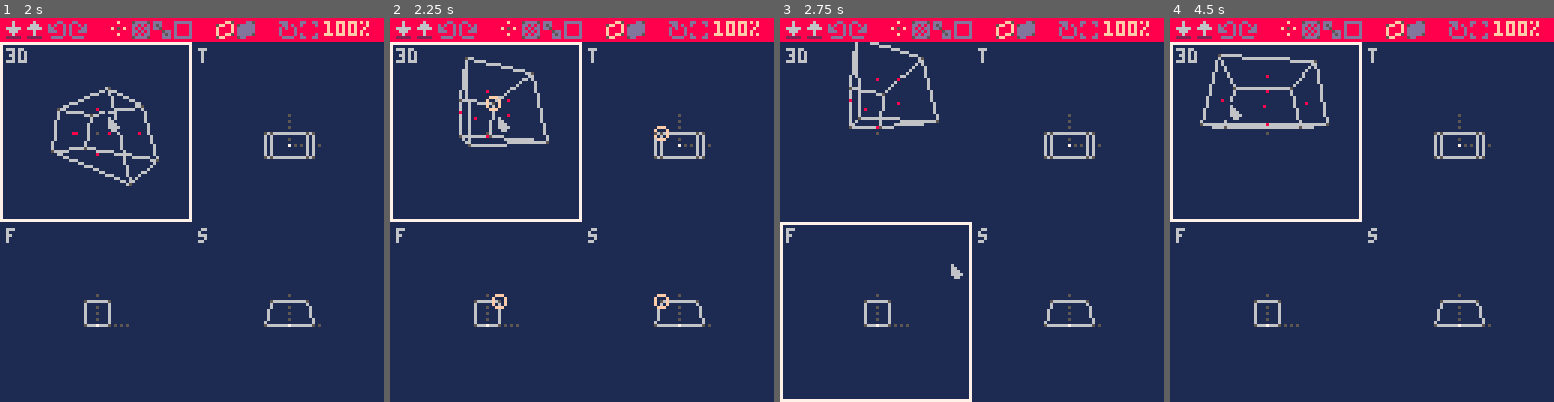
Above: before the commit, frames 1-4 (left to right).
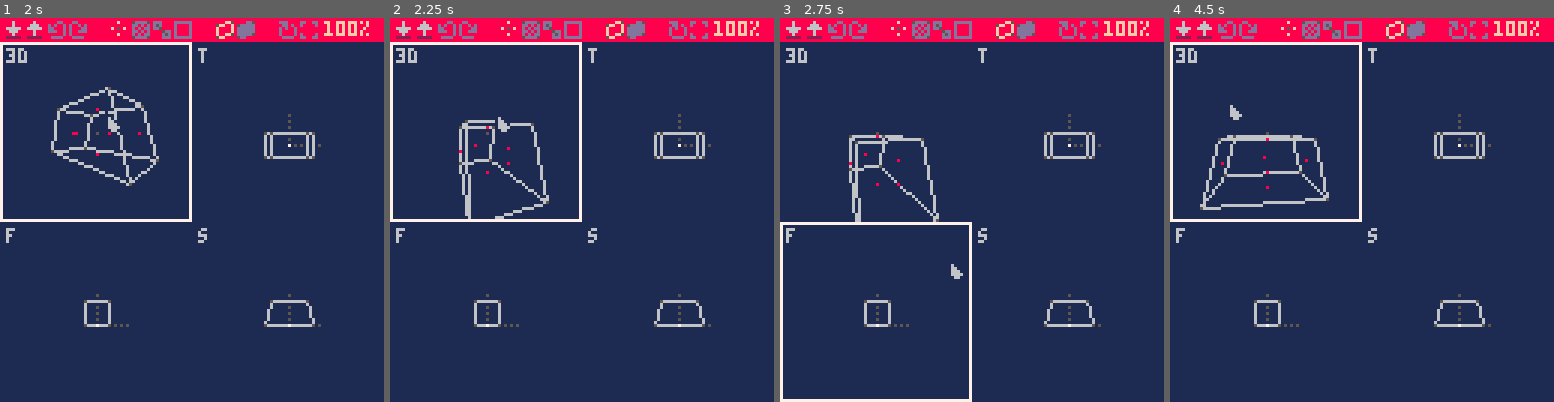
Above: after the commit, the same moments.

Repository: yourykiki/pico8
Game: PICO-8 cartridge mdl_edit.p8
Same seed, same stepped clock (60 frames per second), same inputs: the game is played once before the commit and once after it.
Inputs (mouse positions are in pixels of both pictures, inside the frame that each line leads up to):
- Up to frame 1 (2 s): tap X (X key) at 0.33, 1.07, 1.85 s; click (280, 121) at 0.67 s; tap O (Z key) at 0.7, 1.7 s; click (46, 267) at 1.22 s; hold Right from 1.6 s (still down); click (107, 114) at 1.77 s
- Up to frame 2 (2.25 s): release Right at 2.1 s; tap O (Z key) at 2.1 s; hold Up from 2.15 s (still down)
- Up to frame 3 (2.75 s): click (952, 259) at 2.32 s; release Up at 2.42 s; hold Right from 2.47 s (still down); tap O (Z key) at 2.5 s
- Up to frame 4 (4.5 s): click (1404, 106) at 2.87 s; tap O (Z key) every 0.4 s from 2.9 to 4.1 s; tap X (X key) at 2.97, 4.08 s; release Right at 3.03 s; hold Left 3.08-3.58 s; click (1465, 256) at 3.42 s; hold Down 3.63-3.97 s; click (1231, 102) at 3.97 s; hold Right from 4.02 s (still down)

Frame 1 is identical in both runs. In frame 2, 2.3% of the frame differs, in the area x 17-73%, y 10-76%; in frame 3, 2.1%; in frame 4, 2.6%, in the area x 7-42%, y 9-50%.

Commit message:
sort and drawing from node struct

Diff:
--- a/mdl_edit.p8
+++ b/mdl_edit.p8
@@ -37,7 +37,8 @@
  us_select,
  us_edit,
  us_add,
- us_link=0,0,1,2,3,4
+ us_link,
+ us_child=0,0,1,2,3,4,5
 
 local mousemode,
  mm_point,
@@ -51,18 +52,6 @@
 local render,
  r_wire,
  r_flat=0,0,1
-local dith={
- 0x0000,0x8000,0x8020,0xa020,
- 0xa0a0,0xa4a0,0xa4a1,0xa5a1,
- 0xa5a5,0xe5a5,0xa5b5,0xf5b5,
- 0xf5f5,0xfdf5,0xfdf7,0xffff
-}
-local dith2={
- 0x0000,0x0000,0x8020,0xc020,
- 0xc060,0xc070,0xe070,0xe470,
- 0xe472,0xf472,0xf4f2,0xf5f2,
- 0xf5fa,0xf7fa,0xf7fe,0xffff
-}
 
 local addvol_mnu={
  { caption="add cube",
@@ -147,6 +136,11 @@
  { caption="link nodes",
    onclick=function()
     updstate=us_link
+   end
+ },
+ { caption="add child",
+   onclick=function()
+    updstate=us_child
    end
  }
 }
@@ -172,6 +166,9 @@
  -- color picker
  colpick=init_col_picker()
  c_current=c_3d
+ --init dith ramp
+-- dith=tbl_parse("{0x0000,0x8000,0x8020,0xa020,0xa0a0,0xa4a0,0xa4a1,0xa5a1,0xa5a5,0xe5a5,0xa5b5,0xf5b5,0xf5f5,0xfdf5,0xfdf7,0xffff}")
+ dith2=tbl_parse("{0x0000,0x0000,0x8020,0xc020, 0xc060,0xc070,0xe070,0xe470, 0xe472,0xf472,0xf4f2,0xf5f2, 0xf5fa,0xf7fa,0xf7fe,0xffff}")
 end
 
 function init_cam(name,vx,vy,ax)
@@ -383,7 +380,7 @@
     onclick=function()
      if #mdlstate>1 then
       mdl=pop_model()
-      refreshpoly2node()
+      refreshpolyinfo()
       reset_tool()
      end
     end,
@@ -395,7 +392,7 @@
     onclick=function()
      if istate<#mdlstate then
       mdl=pop_model(1)
-      refreshpoly2node()
+      refreshpolyinfo()
       reset_tool()
      end
     end,
@@ -678,8 +675,8 @@
   local ta,dy=0,0
   if (btn(⬅️)) ta=0.02
   if (btn(➡️)) ta=-0.02
-  if (btn(⬆️)) dy=-1
-  if (btn(⬇️)) dy=1
+  if (btn(⬆️)) dy=1
+  if (btn(⬇️)) dy=-1
   c_3d.vang=lerp(c_3d.vang,ta,0.6)
   move_3dcam(c_3d.vang,dy)
  end
@@ -965,6 +962,19 @@
    ctx_mnu=init_context_mnu(mx,my,
     getendmnu"link")
   end
+ elseif updstate==us_child then
+  c_current:near_normals(mx,my)
+  if m_pressed(mb,1) then
+   --toggle link
+   c_current:startselect(mx,my)
+   local n=c_current:selectnode()
+   if #n>0 then
+    link_child(selnode[1],n[1])
+   end
+  elseif m_pressed(mb,2) and not ctx_mnu then
+   ctx_mnu=init_context_mnu(mx,my,
+    getendmnu"link")
+  end
  elseif updstate==us_add then
   --near face
   c_current:near_normals(mx,my)
@@ -996,7 +1006,7 @@
   colpick:draw()
  end
  spr(0,stat(32)-1,stat(33)-1)
- --print("updstate "..updstate,0,12,7)
+ --if (curinod) print("curinod "..curinod,0,12,7)
 end
 
 function draw_cam(cam)
@@ -1045,16 +1055,27 @@
 
   _normcnt=cam:proj(v_vwcnt)
 
-  local	vispolys=
-   cullnclip(v_wrld,v_view)
-
-  --proj, including vrtx from clip
+  -- determine poly draw order
+  local vispolys={}
+  curinod=selnode and selnode[1]
+   or getcurinod(c_3d.pos,curinod)
+  if curinod then
+   prepare_polys(v_wrld,v_view,
+    curinod,{},vispolys)
+  else
+   --no nodes structure, zsort
+   vispolys=shellsort(
+    cullnclip(v_wrld,v_view,vispolys)
+   )
+  end
+
+  --proj,including vrtx from clip
   vrtx=c_3d:proj(v_view)
   c_3d.p_vrtx=vrtx
   -- and finally
   draw_polys(vispolys,vrtx)
 
-  -- draw normals
+  -- draw normals and stuffs
   pnormals=_normcnt
   cam.p_normcnt=pnormals
 
@@ -1171,75 +1192,86 @@
  end
 end
 
-function cullnclip(v_wrld,v_view)
+-- check visibility
+function cullnclip(v_wrld,v_view,polysorted)
  local vispolys={}
-
- -- check visibility
- for k,poly in pairs(mdl.polys) do
-  local norm=normals[k]
-  local vp=v_clone(v_wrld[poly[1]])
-  v_add(vp,c_3d.pos,-1)
-
-  -- backface culling
-  local back,wire,nod=
-   v_dot(norm,vp)<0,
-   render==r_wire,0
-
-  if ed_tool.name==ed_node then
-   local p2nk,nodes=
-    poly2node[k],
-    mdl.nodes
-   -- new node
-   if (inarray(newelt,k)) nod=4
-   -- in a node
-   if (p2nk~=nil) nod=1
-   -- selected node
-   if (inarray(selnode,p2nk))nod=3
-   -- adjacent nodes
-   if selnode and nodes[selnode[1]] and
-    inarray(nodes[selnode[1]].conn,p2nk) then
-    nod=2
-   end
-  end
-
-  if back or wire or newnod or nod then
-   -- clipping
-   local polyidx={}
-   for i=1,#poly-1 do
-    polyidx[i]=poly[i]
-   end
-
-   local tc=t_clip({0,0,1},
-    {0,0,1},v_view,polyidx)
-   -- final polygon to render
-   if tc then
-    local z=0
-    for iv in all(tc) do
-     z=max(z,v_view[iv][3])
-    end
-    add(vispolys,{
-     poly=tc,
-     col=poly[#poly],
-     idx=k,
-     key=1/z, --maxz
-     vis=back,
-     nod=nod
-    })
-   end
+ if #polysorted==0 then
+  --z sorted
+  for k,poly in pairs(mdl.polys) do
+   _cullnclip(v_wrld,v_view,k,poly,vispolys)
+  end
+ else
+  --node sorted
+  for k in all(polysorted) do
+   local poly=mdl.polys[k]
+   _cullnclip(v_wrld,v_view,k,poly,vispolys)
   end
  end
  return vispolys
 end
+function _cullnclip(v_wrld,v_view,k,poly,vispolys)
+ local norm=normals[k]
+ local vp=v_clone(v_wrld[poly[1]])
+ v_add(vp,c_3d.pos,-1)
+
+ -- backface culling
+ local back,wire,nod=
+  v_dot(norm,vp)<0,
+  render==r_wire,0
+
+ if ed_tool.name==ed_node then
+  local p2nk,nodes=
+   poly2node[k],
+   mdl.nodes
+  -- new node
+  if (inarray(newelt,k)) nod=5
+  -- in a node
+  if (p2nk~=nil) nod=1
+  -- selected node
+  if (inarray(selnode,p2nk))nod=4
+  if selnode then
+   _nod=nodes[selnode[1]]
+   if _nod then
+    -- adjacent nodes
+    if (inarray(_nod.conn,p2nk)) nod=3
+    -- child nodes
+    if (inarray(_nod.child,p2nk)) nod=2
+   end
+  end
+ end
+
+ if back or wire or newnod or nod then
+  -- clipping
+  local polyidx={}
+  for i=1,#poly-1 do
+   polyidx[i]=poly[i]
+  end
+
+  local tc=t_clip({0,0,1},
+   {0,0,1},v_view,polyidx)
+  -- final polygon to render
+  if tc then
+   local z=0
+   for iv in all(tc) do
+    z=max(z,v_view[iv][3])
+   end
+   add(vispolys,{
+    poly=tc,
+    col=poly[#poly],
+    idx=k,
+    key=1/z, --maxz
+    vis=back,
+    nod=nod
+   })
+  end
+ end
+end
 
 function draw_polys(vispolys,vrtx)
 
  local wirepolys,nodetool=
-  {{},{},{},{}},
+  tbl_parse"{{},{},{},{},{}}",
   ed_tool.name==ed_node
-
- -- sorting visible poly
- --shellsort(vispolys)
- heap_sort(vispolys)
 
  --light
  local lgt={1,-1,0}
@@ -1276,7 +1308,7 @@
  fillp()
  -- additional node tool infos
 -- if (not nodetool) return
- local pcol={13,4,3,11}
+ local pcol=split"13,5,4,3,11"
  for i,col in pairs(pcol) do
   for _poly in all(wirepolys[i]) do
    draw_wire(_poly,col)
@@ -1315,7 +1347,8 @@
 end
 
 function reset_tool()
- ivrtx,selface=nil,nil
+ ivrtx,selface=
+  nil,nil
  updstate=us_noselect
 end
 
@@ -1334,12 +1367,12 @@
 -->8
 --3d maths utils
 --from @fsouchu
-local m4ident=
+--[[local m4ident=
  {1,0,0,0,
   0,1,0,0,
   0,0,1,0,
   0,0,0,1}
-
+]]--
 --[[function m_makerotx(a)
  return {
   1,0,     0,       0,
@@ -1504,7 +1537,7 @@
 
 -- triplefox with ciura's sequence
 -- https://www.lexaloffle.com/bbs/?tid=2477
---[[local shell_gaps={701,301,132,57,23,10,4,1}
+local shell_gaps=split"701,301,132,57,23,10,4,1"
 function shellsort(a)
  for gap in all(shell_gaps) do
   if gap<=#a then
@@ -1520,11 +1553,13 @@
    end
   end
  end
-end
-]]--
+ --not mandatory,but fluent
+ return a
+end
+
 -- morgan3d
 -- https://www.lexaloffle.com/bbs/?tid=2477
-function heap_sort(data)
+--[[function heap_sort(data)
  local n=#data
 if (n==0) return
  for i=flr(n/2)+1,1,-1 do
@@ -1565,7 +1600,7 @@
   data[parent]=value
  end
 end
-
+]]--
 -->8
 --3d models
 local col1=0x54
@@ -1599,6 +1634,13 @@
 end
 -->8
 -- utils @yourykiki
+--[[function logarray(arr)
+ color(7)
+ printh(#arr)
+ for k,v in pairs(arr) do
+  printh("k="..k..",v="..v)
+ end
+end]]--
 function add_all(a,b)
  for x in all(b) do
   add(a,x)
@@ -1923,29 +1965,29 @@
 end
 function add_node()
  local nodes,node=mdl.nodes,
-  {polys=newelt,conn={}}
+  {polys=newelt,conn={},child={}}
  add(nodes,node)
--- for elt in all(newelt) do
---  poly2node[elt]=#nodes
--- end
  newelt=nil
- refreshpoly2node()
+ refreshpolyinfo()
 end
 function del_node()
  for node in all(selnode) do
---  for k,p2n in pairs(poly2node) do
---   if p2n==node then
---    poly2node[k]=nil
---   end
---  end
+  --todo del conn in other nodes
   mdl.nodes[node]=nil
  end
- refreshpoly2node()
+ refreshpolyinfo()
 end
 function link_nodes(n1,n2)
  if n1!=n2 then
   togglelink(mdl.nodes[n1].conn,n2)
   togglelink(mdl.nodes[n2].conn,n1)
+ end
+end
+function link_child(parent,child)
+ if parent!=child then
+  togglelink(
+   mdl.nodes[parent].child,
+   child)
  end
 end
 function togglelink(conn,n)
@@ -1955,6 +1997,52 @@
   del(conn,n)
  end
 end
+
+function getcurinod(pos,pinod)
+ for i,n in pairs(nodeinfo) do
+  if (n:inbound(pos)) return i
+ end
+ return pinod
+end
+
+
+function prepare_polys(v_wrld,
+  v_view,curinod,_w,polys)
+ _w[curinod]=true
+ local nodes=mdl.nodes
+ local node=nodes[curinod]
+ local conn=node.conn
+
+ -- get farthest node...
+ for inod in all(conn) do
+  if not _w[inod] then
+   prepare_polys(v_wrld,
+    v_view,inod,_w,polys)
+  end
+ end
+
+ -- and add clipped polys
+ -- (without sort)
+ local vispoly=cullnclip(
+  v_wrld,
+  v_view,
+  node.polys)
+ add_all(polys,vispoly)
+
+ -- add child (details in a node)
+ for child in all(node.child) do
+  --prepare with sort
+  local vispoly=shellsort(
+   cullnclip(
+    v_wrld,
+    v_view,
+    nodes[child].polys
+   )
+  )
+  add_all(polys,vispoly)
+ end
+end
+
 -->8
 -- export / import
 function export(mdl)
@@ -1995,15 +2083,47 @@
  mdl=_mdl
  pushmodel(mdl)
  --
- refreshpoly2node()
-end
-
-function refreshpoly2node()
+ refreshpolyinfo()
+end
+
+function refreshpolyinfo()
  poly2node={}
  for k,node in pairs(mdl.nodes) do
   for ipol in all(node.polys) do
    poly2node[ipol]=k
   end
+ end
+ nodeinfo={}
+ for node in all(mdl.nodes) do
+  for k in all(node.polys) do
+   local poly=mdl.polys[k]
+   --for each vrtx,last is color
+   for i=1,#poly-1 do
+    local v=mdl.vrtx[poly[i]]
+    minx=min(minx,v[1])
+    miny=min(miny,v[2])
+    minz=min(minz,v[3])
+    maxx=max(maxx,v[1])
+    maxy=max(maxy,v[2])
+    maxz=max(maxz,v[3])
+   end
+  end
+  add(nodeinfo,{
+   minx=minx,
+   miny=miny,
+   minz=minz,
+   maxx=maxx,
+   maxy=maxy,
+   maxz=maxz,
+   inbound=function(self,p)
+    return self.minx<=p[1]
+     and p[1]<=self.maxx
+     and self.miny<=p[2]
+     and p[2]<=self.maxy
+     and self.minz<=p[3]
+     and p[3]<=self.maxz
+    end
+  })
  end
 end
 
